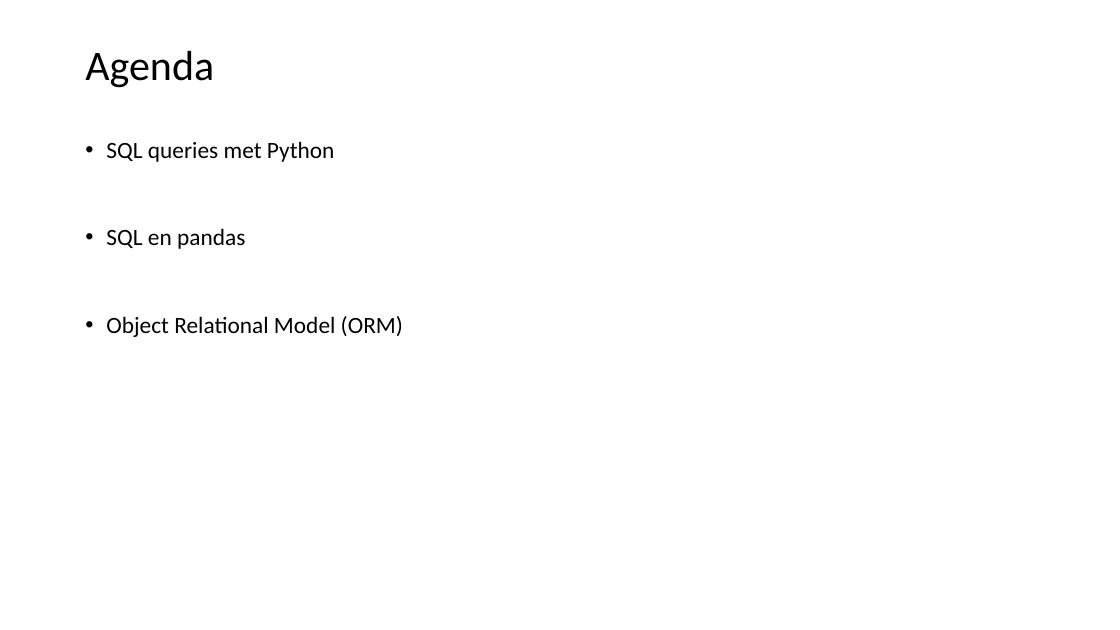
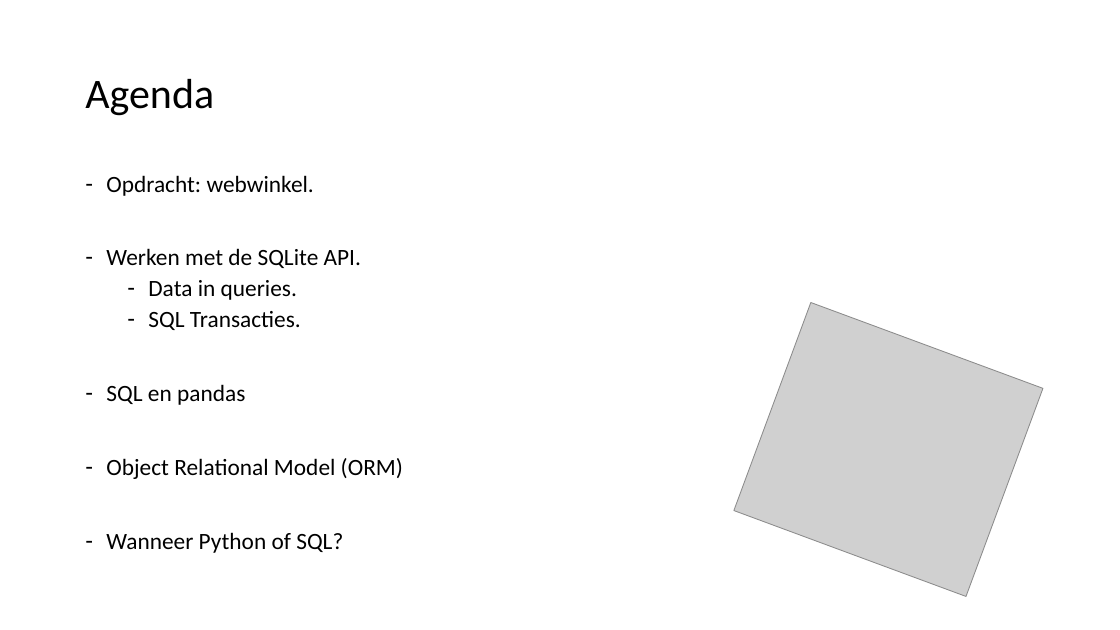
Before and after one commit to LFKoning/knowledge-sharing, a slide deck: slide 2 of sql_course/3_python/3_python.pptx. Drawn at 1120x630 pixels with LibreOffice and Linux fonts; fonts in the diff are those of the drawing; grey boxes stand for pictures. Boxes give left, top, right and bottom in pixels: in the first picture for what was removed or moved away, otherwise in the second. Text is boxed around its words. In the diff, an @@ line names an element or a change of style, - is before the commit and + after.

Commit message:
Clean up, update data generator

```diff
--- a/sql_course/3_python/3_python.pptx
+++ b/sql_course/3_python/3_python.pptx
@@ title "Agenda": place and size @@
-title "Agenda" at (85, 51, 214, 88)
+title "Agenda" at (85, 79, 214, 116)
@@ text "Opdracht: webwinkel.": place and size @@
-text "Opdracht: webwinkel." at (106, 141, 403, 337)
+text "Opdracht: webwinkel." at (106, 175, 403, 553)
@@ text at (106, 175, 361, 330): text changed @@
-• SQL queries met Python
+– Opdracht: webwinkel.
+– Werken met de SQLite API.
+  – Data in queries.
+  – SQL Transacties.
@@ picture added at (734, 302, 1043, 597) @@
@@ text at (106, 384, 403, 479): bullet • to -; less space between paragraphs @@
@@ text at (106, 532, 343, 553): paragraph added @@
+– Wanneer Python of SQL?
```
Also in this commit, not shown: 26 slides added, 8 other files.
